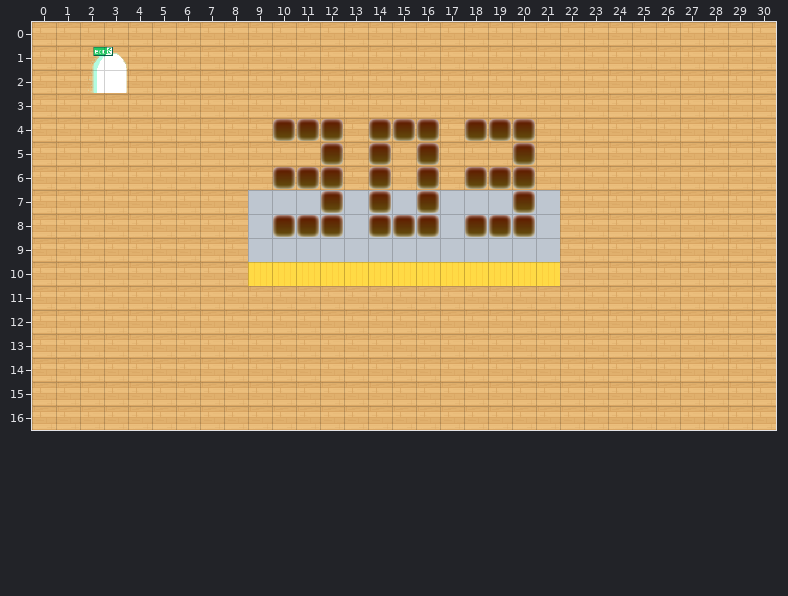
Two versions of a level (Tiled map (JSON), dist/map/303.json). This is how it looked before the edit.
Cells are 32x32 px. Shown: x 0..30, y 0..16.
New version:
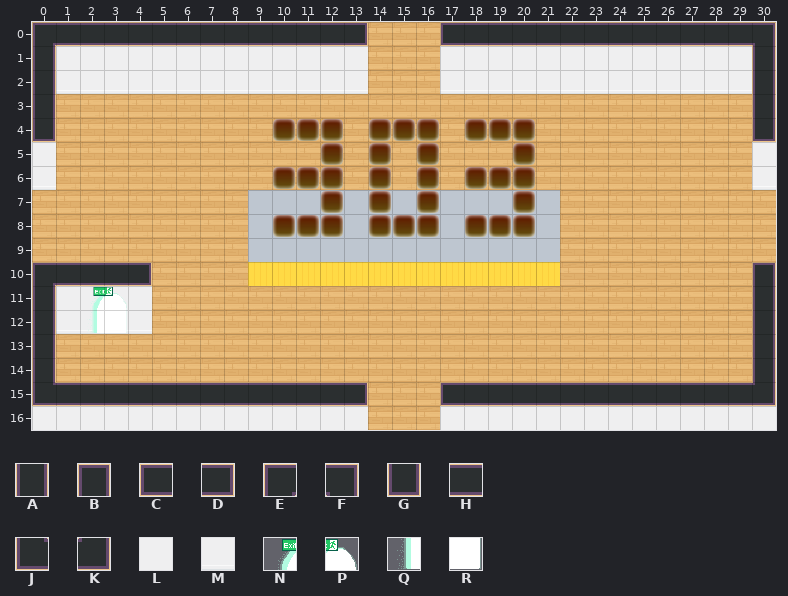
Key: from "tileset5_export": A 44, B 45, C 46, D 47, E 48, F 49, G 55, H 56, J 58, K 59, L 62, M 72; from "worldExit": N 0, P 1, Q 2, R 3.
_ is an empty cell, . an unchanged one.
Tiles of an added or newly shown layer are drawn over the layers below it.
The exact change:
--- layer "walls" (now shown)
@@ x 0..30 @@
- 0 ______________...______________
- 1 ______________...______________
- 2 ______________...______________
- 3 _............................._
- 4 _............................._
- 5 _............................._
- 6 _............................._
+ 0 EHHHHHHHHHHHHD...CHHHHHHHHHHHHF
+ 1 ALLLLLLLLLLLLL...LLLLLLLLLLLLLA
+ 2 AMMMMMMMMMMMMM...MMMMMMMMMMMMMA
+ 3 A.............................A
+ 4 G.............................G
+ 5 L.............................L
+ 6 M.............................M
@@ x 0..30 @@
-10 .............................._
-11 _............................._
-12 _............................._
-13 _............................._
-14 _............................._
-15 ______________...______________
-16 ______________...______________
+10 ..............................B
+11 A.............................A
+12 A.............................A
+13 A.............................A
+14 A.............................A
+15 JHHHHHHHHHHHHD...CHHHHHHHHHHHHK
+16 LLLLLLLLLLLLLL...LLLLLLLLLLLLLL
--- layer "walltest" (added)
@@ x 0..4 @@
-10 _____
-11 .____
-12 .____
+10 EHHHD
+11 .LLLL
+12 .MMMM
--- layer "LOBBYx"
@@ x 2..3 @@
- 1 NP
- 2 QR
+ 1 __
+ 2 __
@@ x 2..3 @@
-11 __
-12 __
+11 NP
+12 QR
Boxes around the changes in both pictures, in picture pixels (x1, y1, x2, y2):
changed: (32, 22, 368, 190)
added: (440, 22, 776, 190)
added: (32, 262, 368, 430)
added: (440, 262, 776, 430)
